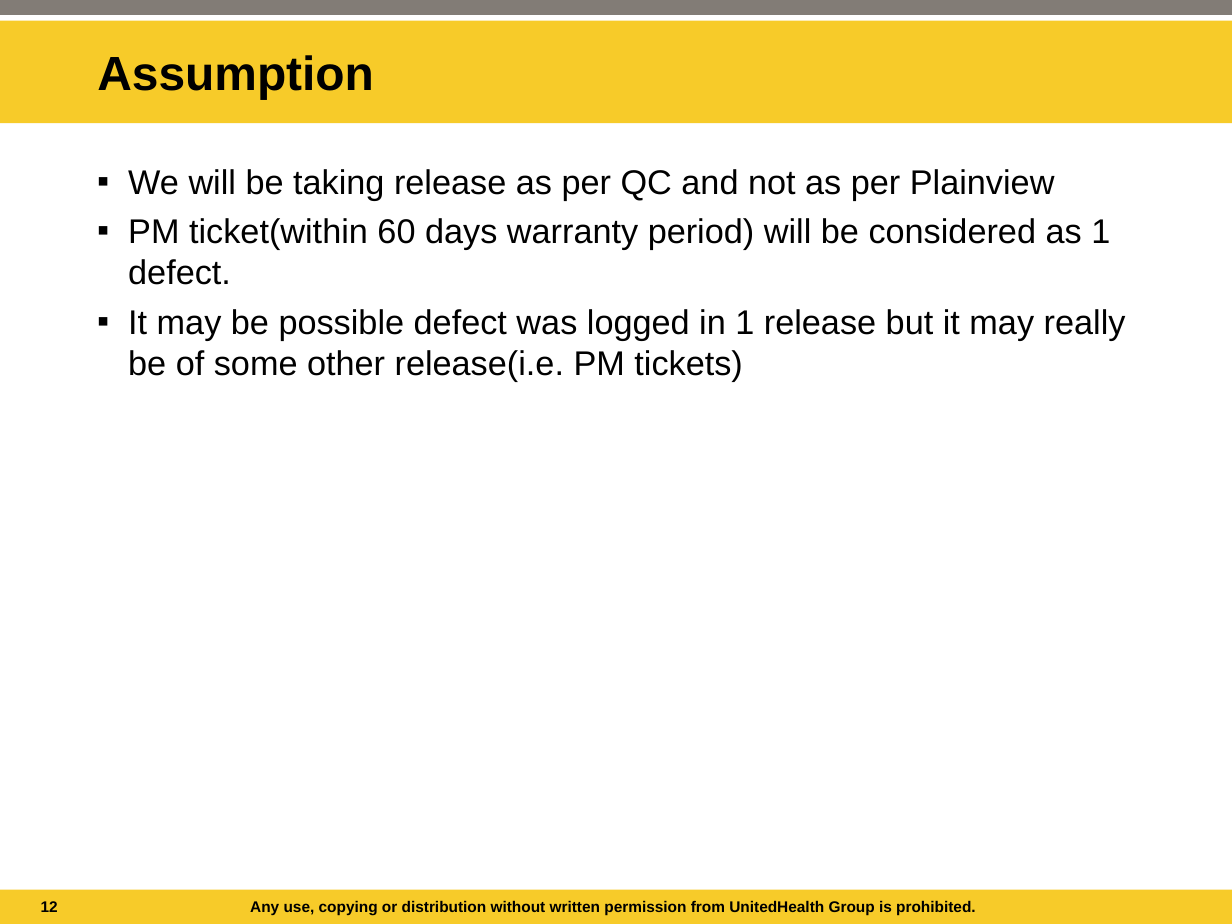
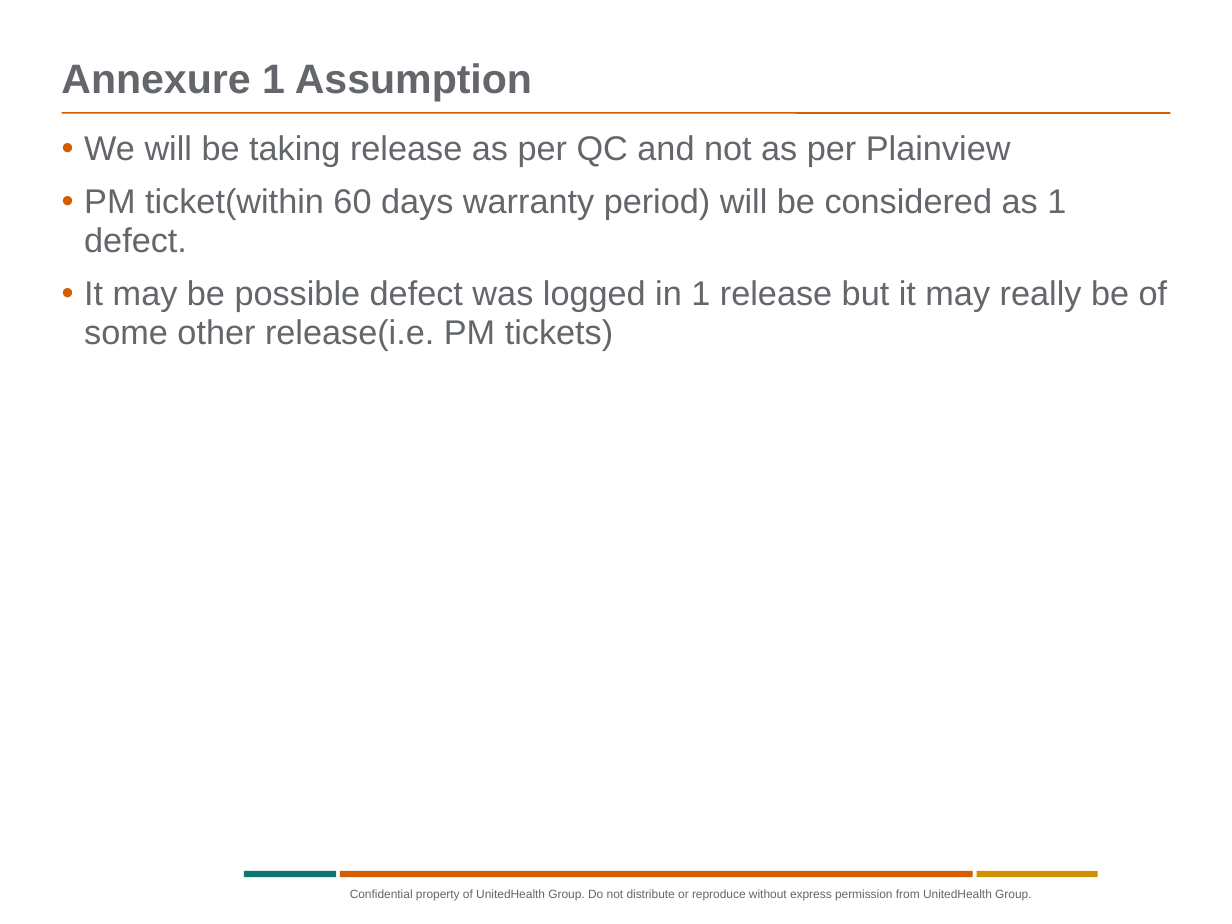
Before and after one commit to tp70227/GBDocs, a slide deck: slide 23 of Final update - DD GB.ppt (slide 12 before the commit). Drawn at 1232x924 pixels with LibreOffice and Linux fonts; fonts in the diff are those of the drawing; background and template pictures are left out. Boxes give left, top, right and bottom in pixels: in the first picture for what was removed or moved away, otherwise in the second. Text is boxed around its words. In the diff, an @@ line names an element or a change of style, - is before the commit and + after.

```diff
--- a/Final update - DD GB.ppt
+++ b/Final update - DD GB.ppt
@@ rectangle removed at (x1=0, y1=21, x2=1232, y2=123) @@
@@ rectangle removed at (x1=0, y1=0, x2=1232, y2=16) @@
@@ title "Annexure 1 Assumption" at (x1=61, y1=63, x2=532, y2=102): vertical alignment middle to bottom @@
@@ title at (x1=61, y1=63, x2=532, y2=102): text changed; size 28 to 24 pt; text colour #000000 to #63666A @@
-Assumption
+Annexure 1 Assumption
@@ freeform shape added at (x1=62, y1=113, x2=1170, y2=113), outline #D45D00 0.99 pt @@
@@ text "We will be taking release ..." moved from (x1=128, y1=169, x2=1126, y2=382) to (x1=84, y1=135, x2=1168, y2=350) @@
@@ text "We will be taking release ..." at (x1=84, y1=135, x2=1168, y2=350): text colour #000000 to #63666A; bullet ▪ to •; line spacing 1 to 0.95; more space between paragraphs; bullet colour #000000 to #D45D00 @@
@@ rectangle removed at (x1=0, y1=890, x2=1232, y2=924) @@
@@ rectangle added at (x1=244, y1=871, x2=336, y2=877), fill #0D776E @@
@@ rectangle added at (x1=340, y1=871, x2=973, y2=877), fill #D45D00 @@
@@ text at (x1=350, y1=889, x2=1031, y2=901): text changed; size 9 to 7 pt; text colour #000000 to #63666A; bold off @@
-Any use, copying or distribution without written permission from UnitedHealth Group is prohibited.
+Confidential property of UnitedHealth Group. Do not distribute or reproduce without express permission from UnitedHealth Group.
@@ rectangle added at (x1=977, y1=871, x2=1098, y2=877), fill #D19000 @@
@@ page number removed at (x1=41, y1=901, x2=58, y2=912) @@
-12
```
Also in this commit, not shown: 11 other slides changed, 11 slides added, 1 slide removed, 4 other files.
